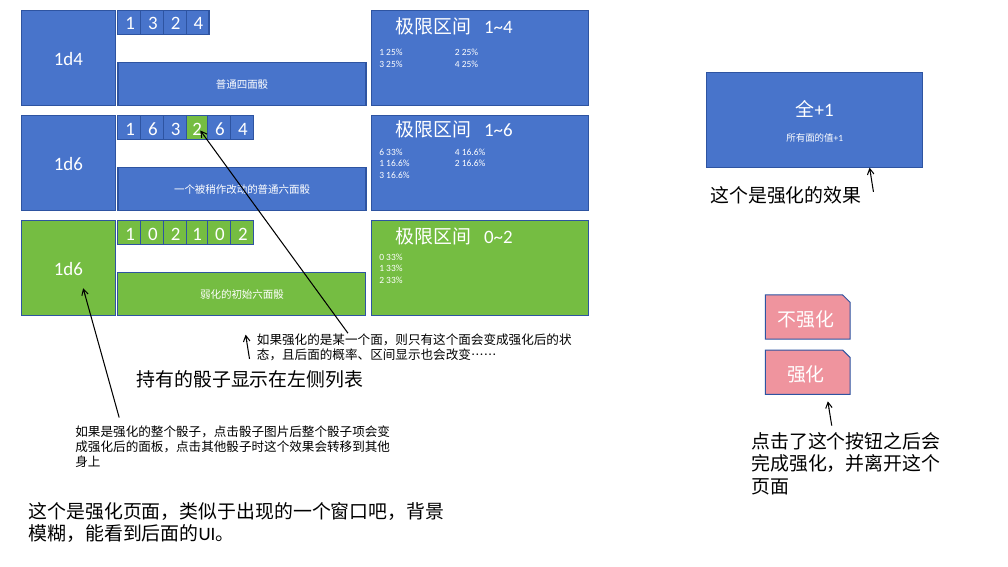
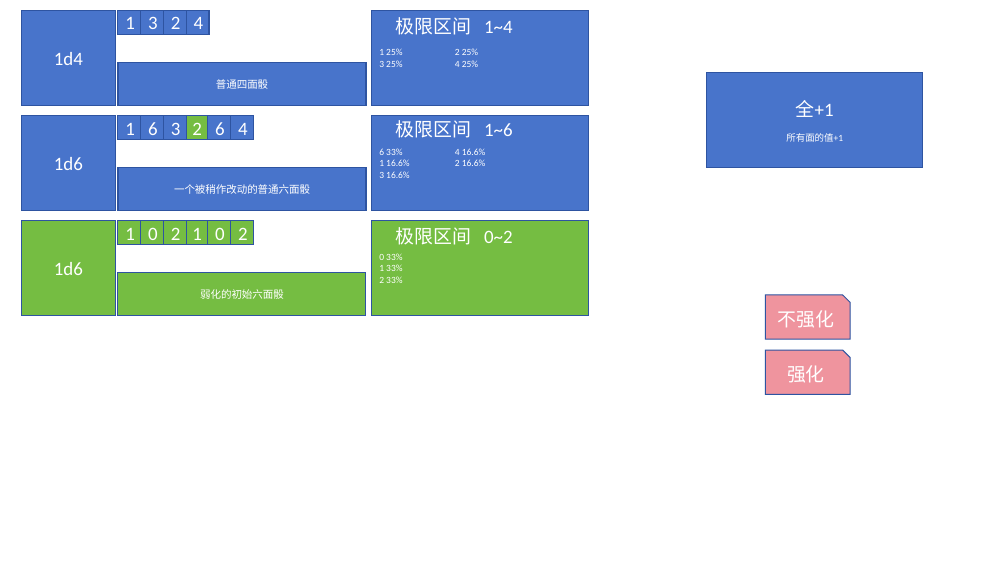
Before and after one commit to Crazyfengyi/DiceWarrior, a slide deck: slide 3 of 策划/UI相关.pptx. Drawn at 1008x567 pixels with LibreOffice and Linux fonts; fonts in the diff are those of the drawing. Boxes give left, top, right and bottom in pixels: in the first picture for what was removed or moved away, otherwise in the second. Text is boxed around its words. In the diff, an @@ line names an element or a change of style, - is before the commit and + after.

```diff
--- a/策划/UI相关.pptx
+++ b/策划/UI相关.pptx
@@ arrow removed from (348, 333) to (200, 131) @@
@@ arrow removed from (873, 192) to (870, 168) @@
@@ text removed at (x1=710, y1=186, x2=861, y2=204) @@
-这个是强化的效果
@@ arrow removed from (119, 417) to (83, 288) @@
@@ arrow removed from (250, 359) to (246, 335) @@
@@ text removed at (x1=257, y1=331, x2=572, y2=360) @@
-如果强化的是某一个面，则只有这个面会变成强化后的状态，且后面的概率、区间显示也会改变……
@@ text removed at (x1=137, y1=370, x2=364, y2=388) @@
-持有的骰子显示在左侧列表
@@ arrow removed from (832, 426) to (828, 402) @@
@@ text removed at (x1=75, y1=425, x2=390, y2=467) @@
-如果是强化的整个骰子，点击骰子图片后整个骰子项会变成强化后的面板，点击其他骰子时这个效果会转移到其他身上
@@ text removed at (x1=751, y1=432, x2=940, y2=495) @@
-点击了这个按钮之后会完成强化，并离开这个页面
@@ text removed at (x1=29, y1=502, x2=445, y2=542) @@
-这个是强化页面，类似于出现的一个窗口吧，背景模糊，能看到后面的UI。
```
Also in this commit, not shown: 1 other slide changed, 1 other file.
